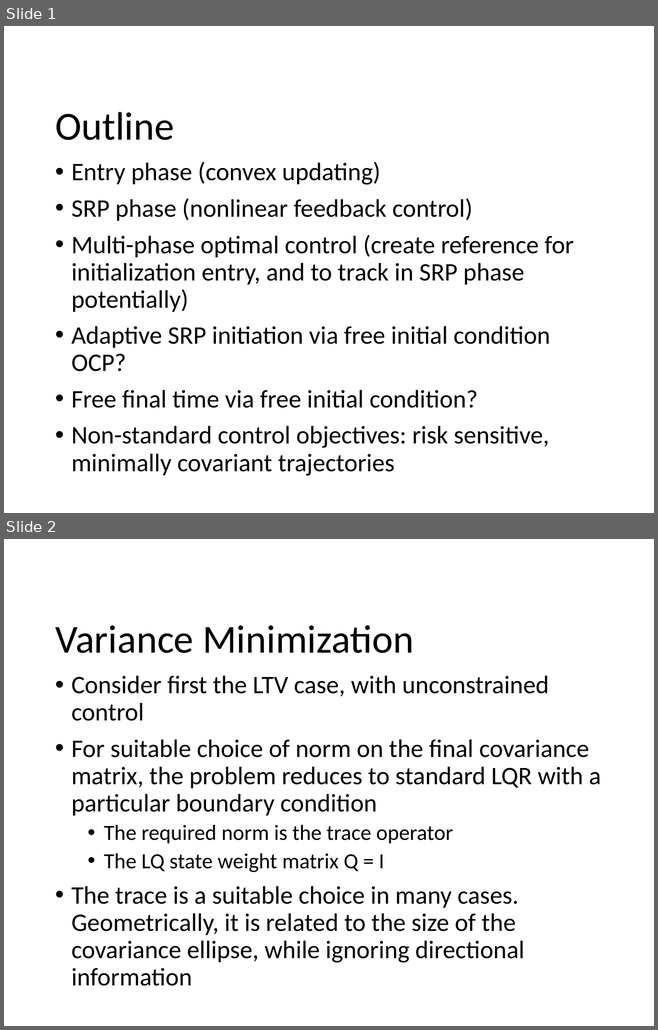
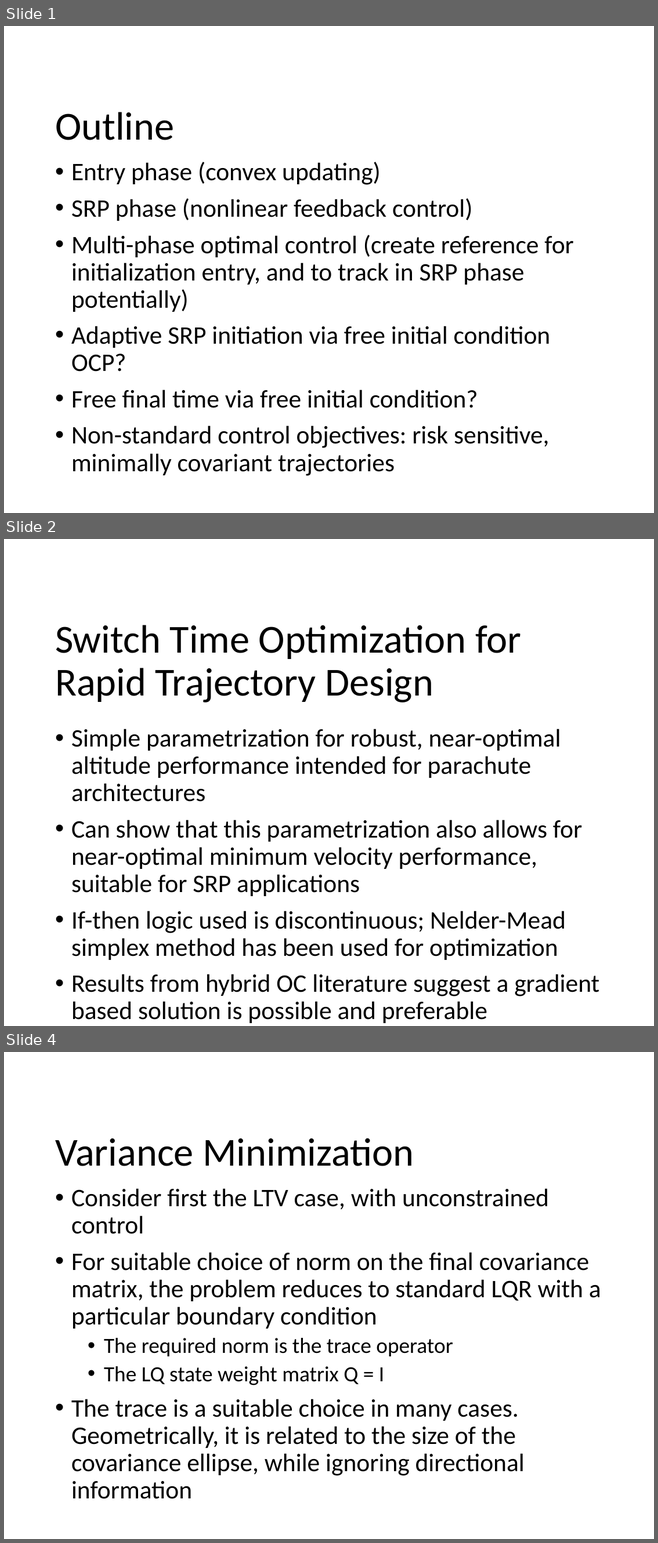
Before and after one commit to CDNoyes/EDL-Py, a slide deck: Documents/Qual Exam.pptx. Shown one above the other, each under a label of ours: slides 1 and 2 before the commit, slides 1, 2 and 4 after it; the slides between them are not shown. The pictures are 658x1030 and 658x1543 pixels, drawn with LibreOffice and Linux fonts; fonts in the diff are those of the drawing; background and template pictures are left out. Boxes give left, top, right and bottom in pixels: in the first picture for what was removed or moved away, otherwise in the second. Text is boxed around its words. In the diff, an @@ line names an element or a change of style, - is before the commit and + after.

```diff
--- a/Documents/Qual Exam.pptx
+++ b/Documents/Qual Exam.pptx
@@ slide 2 added at (4,539,654,1026), background #FFFFFF @@
@@ title added at (55,625,521,703), 44 pt, text #000000 @@
+Switch Time Optimization for Rapid Trajectory Design
@@ text added at (71,729,599,1023), 28 pt, text #000000 @@
+• Simple parametrization for robust, near-optimal altitude performance intended for parachute architectures
+• Can show that this parametrization also allows for near-optimal minimum velocity performance, suitable for SRP applications
+• If-then logic used is discontinuous; Nelder-Mead simplex method has been used for optimization
+• Results from hybrid OC literature suggest a gradient based solution is possible and preferable
@@ what was slide 2 is now slide 4 @@
```
Also in this commit, not shown: 1 slide changed, 3 other slides added, 3 other files.
